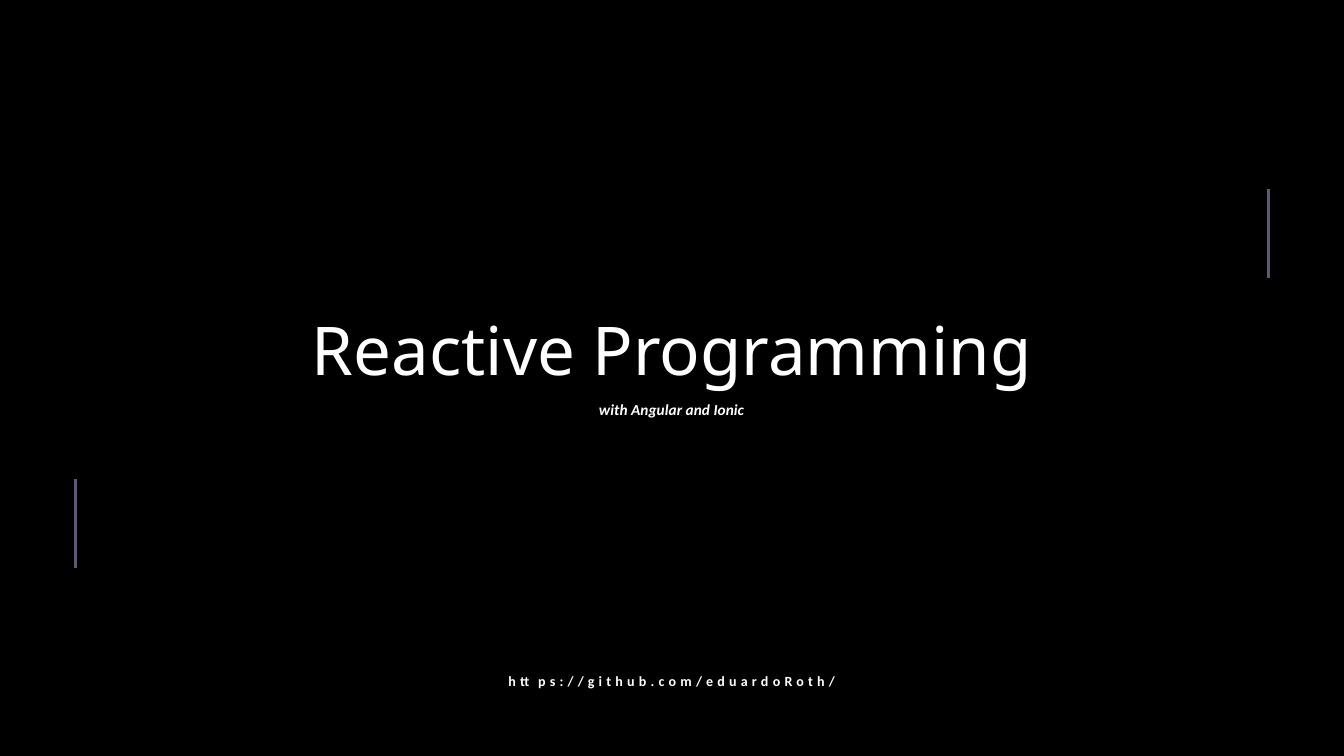
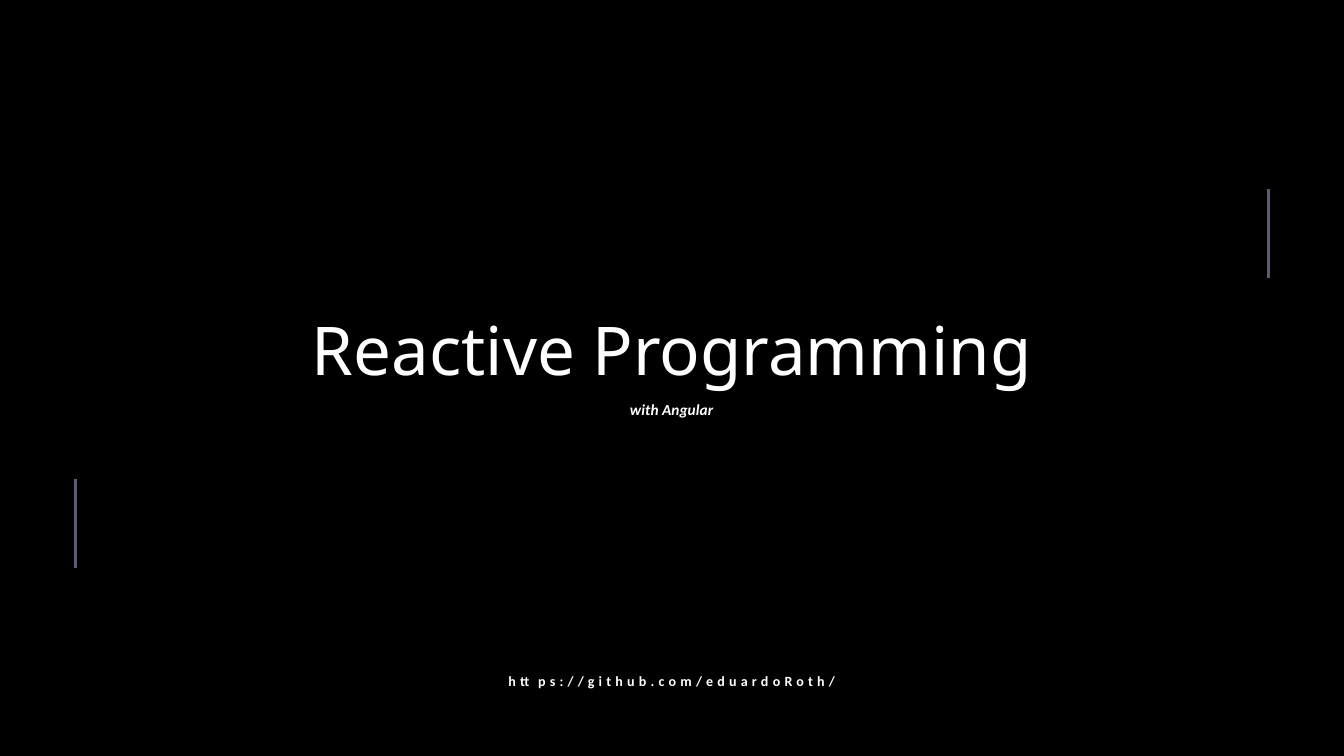
Before and after one commit to eduardoRoth/rick-and-morty-reactive, a slide deck: slide 1 of ReactiveProgramming.pptx. Drawn at 1344x756 pixels with LibreOffice and Linux fonts; fonts in the diff are those of the drawing; background and template pictures are left out. Boxes give left, top, right and bottom in pixels: in the first picture for what was removed or moved away, otherwise in the second. Text is boxed around its words. In the diff, an @@ line names an element or a change of style, - is before the commit and + after.

```diff
--- a/ReactiveProgramming.pptx
+++ b/ReactiveProgramming.pptx
@@ text at <box>630,404,713,418</box>: text changed @@
-with Angular and Ionic
+with Angular
```
Also in this commit, not shown: 1 other slide changed.
